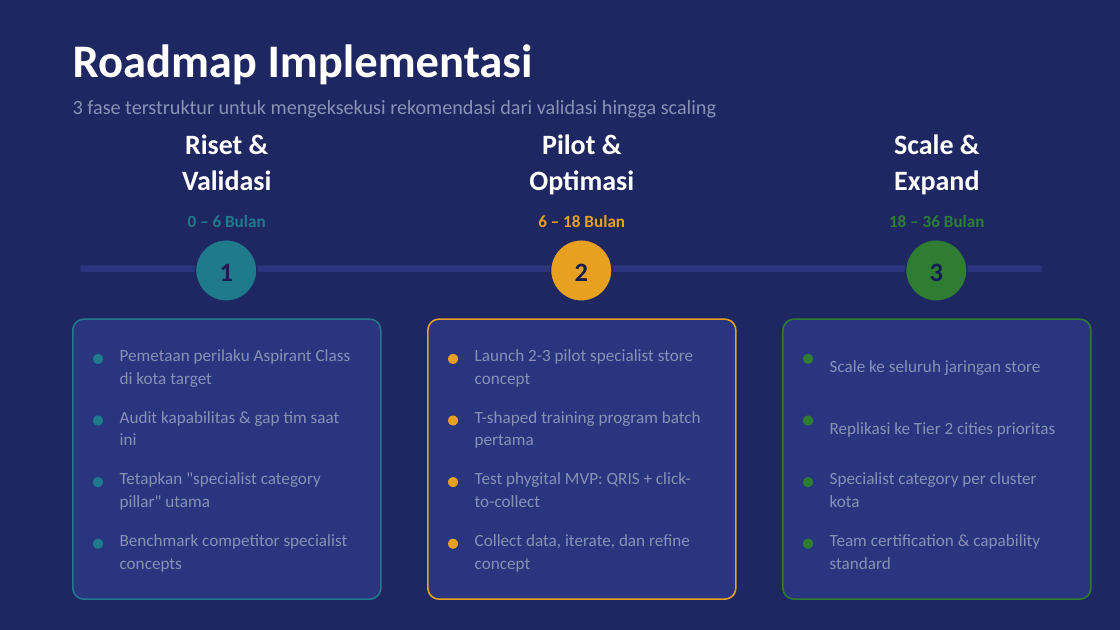
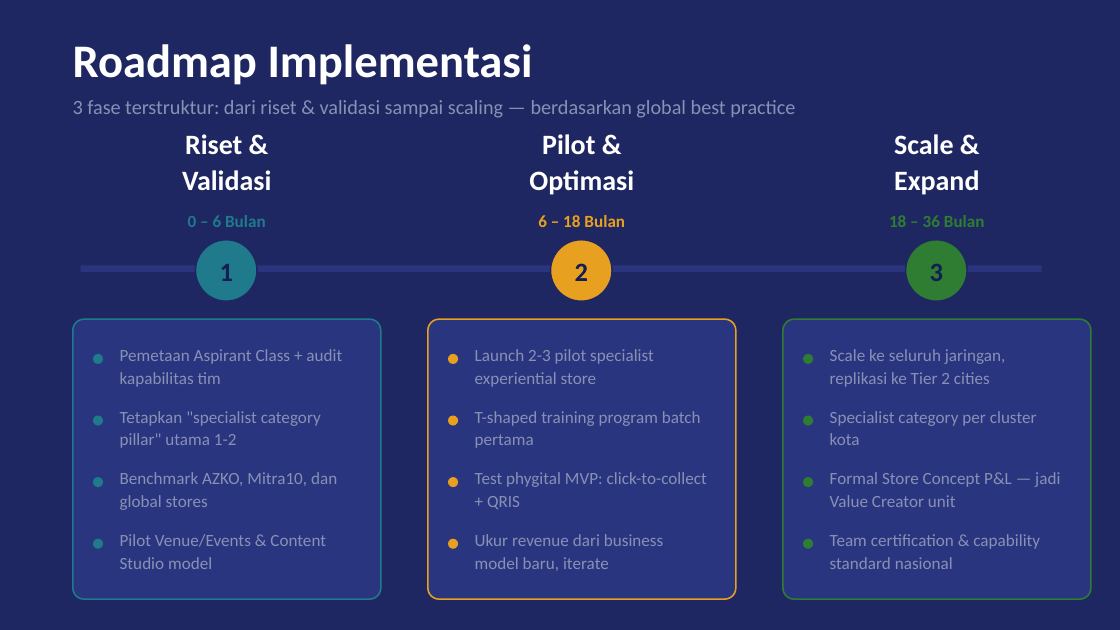
Before and after one commit to satebabicuy01-code/Deep-Research-skills, a slide deck: slide 13 of retail-strategy/retail-strategy-2025.pptx (slide 9 before the commit). Drawn at 1120x630 pixels with LibreOffice and Linux fonts; fonts in the diff are those of the drawing. Boxes give left, top, right and bottom in pixels: in the first picture for what was removed or moved away, otherwise in the second. Text is boxed around its words. In the diff, an @@ line names an element or a change of style, - is before the commit and + after.

```diff
--- a/retail-strategy/retail-strategy-2025.pptx
+++ b/retail-strategy/retail-strategy-2025.pptx
@@ text at [73, 100, 795, 118]: text changed @@
-3 fase terstruktur untuk mengeksekusi rekomendasi dari validasi hingga scaling
+3 fase terstruktur: dari riset & validasi sampai scaling — berdasarkan global best practice
@@ text at [120, 349, 342, 387]: text changed @@
-Pemetaan perilaku Aspirant Class di kota target
+Pemetaan Aspirant Class + audit kapabilitas tim
@@ text at [475, 349, 654, 387]: text changed @@
-Launch 2-3 pilot specialist store concept
+Launch 2-3 pilot specialist experiential store
@@ text at [830, 349, 1005, 387]: text changed @@
-Scale ke seluruh jaringan store
+Scale ke seluruh jaringan, replikasi ke Tier 2 cities
@@ text at [120, 411, 321, 448]: text changed @@
-Audit kapabilitas & gap tim saat ini
+Tetapkan "specialist category pillar" utama 1-2
@@ text "Specialist category per cluster kota": place and size @@
-text "Specialist category per cluster kota" at [830, 472, 1037, 507]
+text "Specialist category per cluster kota" at [830, 411, 1037, 445]
@@ text removed at [830, 422, 1055, 437] @@
-Replikasi ke Tier 2 cities prioritas
@@ text at [120, 472, 337, 510]: text changed @@
-Tetapkan "specialist category pillar" utama
+Benchmark AZKO, Mitra10, dan global stores
@@ text at [475, 472, 707, 509]: text changed @@
-Test phygital MVP: QRIS + click-to-collect
+Test phygital MVP: click-to-collect + QRIS
@@ text added at [830, 472, 1060, 507], 11 pt, text #8891B4 @@
+Formal Store Concept P&L — jadi Value Creator unit
@@ text at [120, 534, 326, 569]: text changed @@
-Benchmark competitor specialist concepts
+Pilot Venue/Events & Content Studio model
@@ text at [475, 534, 664, 571]: text changed @@
-Collect data, iterate, dan refine concept
+Ukur revenue dari business model baru, iterate
@@ text at [830, 534, 1040, 569]: text changed @@
-Team certification & capability standard
+Team certification & capability standard nasional
```
Also in this commit, not shown: 8 other slides changed, 4 slides added.
